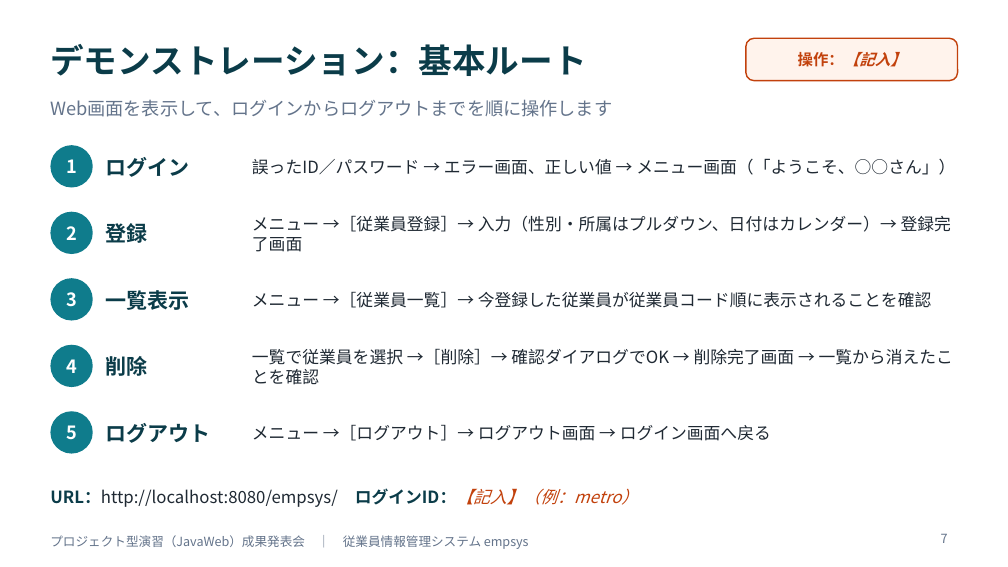
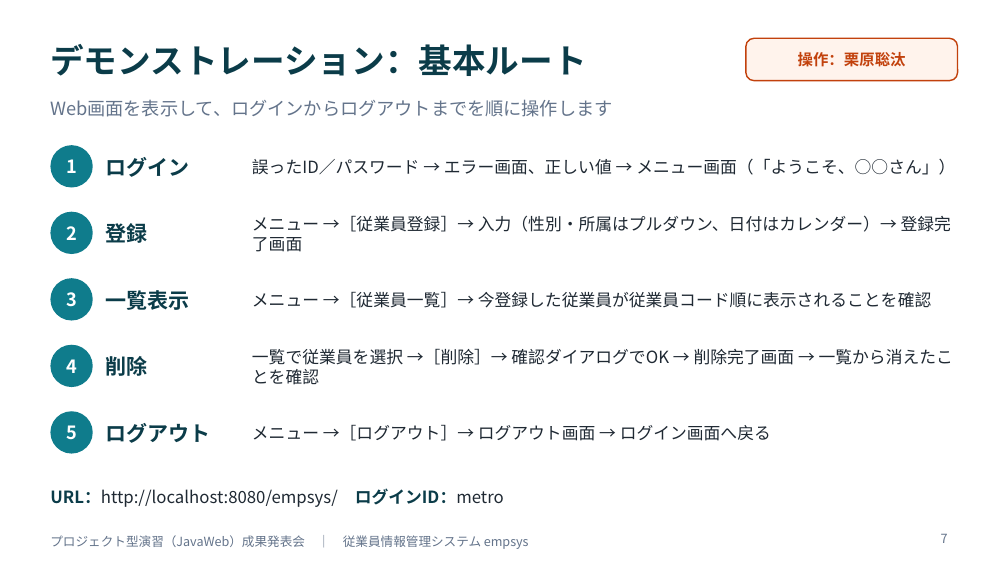
Before and after one commit to amasato1221/web_-application, a slide deck: slide 7 of 成果発表会資料_テンプレート.pptx. Drawn at 1008x567 pixels with LibreOffice and Linux fonts; fonts in the diff are those of the drawing. Boxes give left, top, right and bottom in pixels: in the first picture for what was removed or moved away, otherwise in the second. Text is boxed around its words. In the diff, an @@ line names an element or a change of style, - is before the commit and + after.

```diff
--- a/成果発表会資料_テンプレート.pptx
+++ b/成果発表会資料_テンプレート.pptx
@@ text in rounded rectangle at bbox=[798, 52, 906, 67]: text changed; italic off @@
-操作：【記入】
+操作：栗原聡汰
@@ text at bbox=[50, 488, 504, 507]: text changed @@
-URL：http://localhost:8080/empsys/ ログインID：【記入】（例：metro）
+URL：http://localhost:8080/empsys/ ログインID：metro
```
Also in this commit, not shown: 13 other slides changed, 4 other files.
